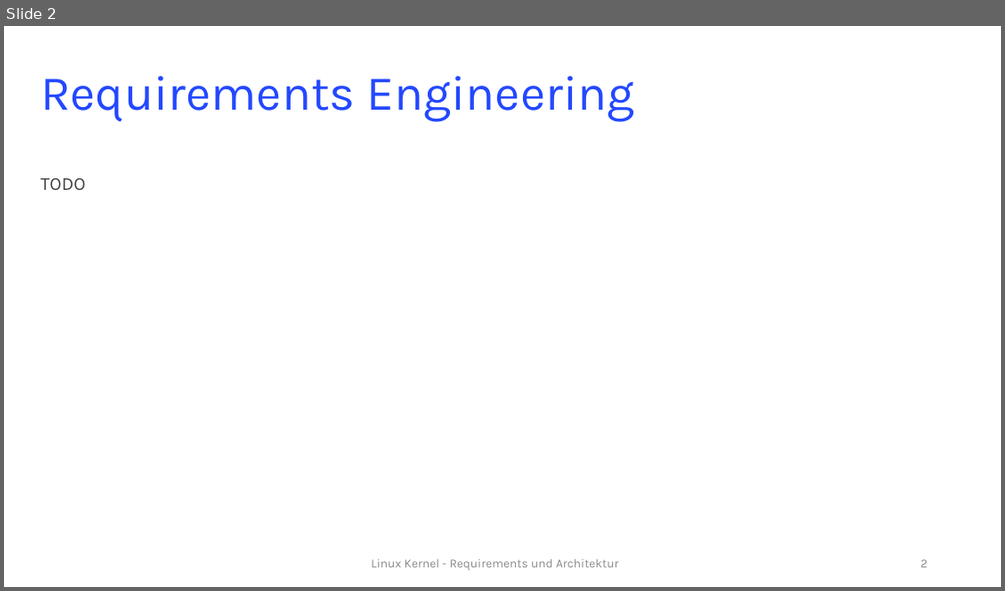
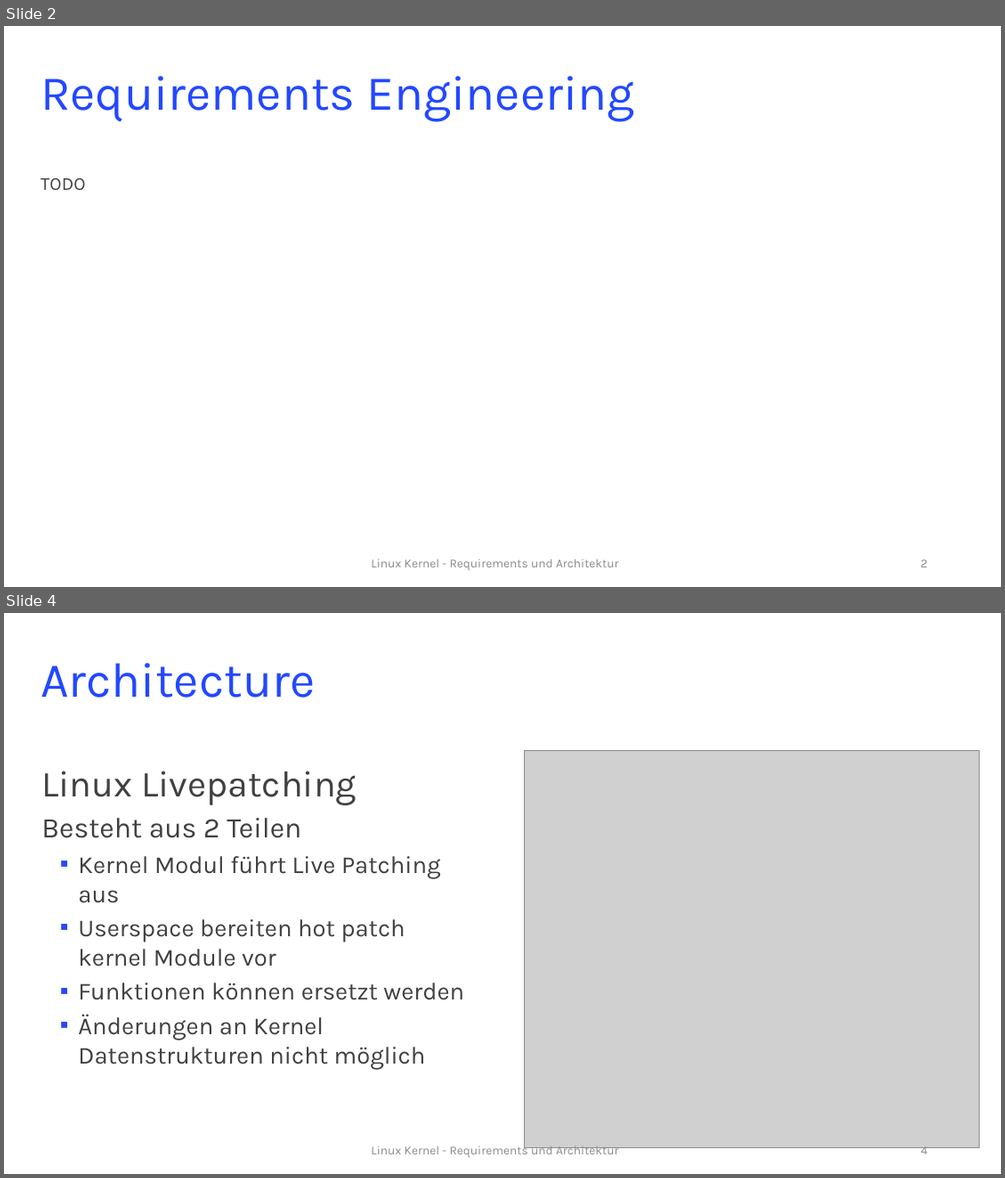
Before and after one commit to rixx/uni-linux-architecture, a slide deck: RESA_LINUX_intermediate_II.pptx. Shown one above the other, each under a label of ours: slide 2 before the commit, slides 2 and 4 after it; the slides between them are not shown. The pictures are 1005x591 and 1005x1178 pixels, drawn with LibreOffice and Linux fonts; fonts in the diff are those of the drawing; grey boxes stand for pictures. Boxes give left, top, right and bottom in pixels: in the first picture for what was removed or moved away, otherwise in the second. Text is boxed around its words. In the diff, an @@ line names an element or a change of style, - is before the commit and + after.

```diff
--- a/RESA_LINUX_intermediate_II.pptx
+++ b/RESA_LINUX_intermediate_II.pptx
@@ slide 4 added at [4, 613, 1001, 1174], background #FFFFFF @@
@@ title added at [40, 663, 315, 698], 48 pt, text #2348FF @@
+Architecture
@@ text added at [41, 771, 464, 1070], 24 pt, text #404040 @@
+Linux Livepatching
+  Besteht aus 2 Teilen
+    ▪ Kernel Modul führt Live Patching aus
+    ▪ Userspace bereiten hot patch kernel Module vor
+    ▪ Funktionen können ersetzt werden
+    ▪ Änderungen an Kernel Datenstrukturen nicht möglich
@@ picture added at [525, 751, 979, 1147] @@
@@ text added at [371, 1143, 619, 1157], 12 pt, text #8C8C8C @@
+Linux Kernel - Requirements und Architektur
@@ page number added at [921, 1146, 928, 1154], 12 pt, text #8C8C8C @@
+4
```
Also in this commit, not shown: 1 slide changed.
